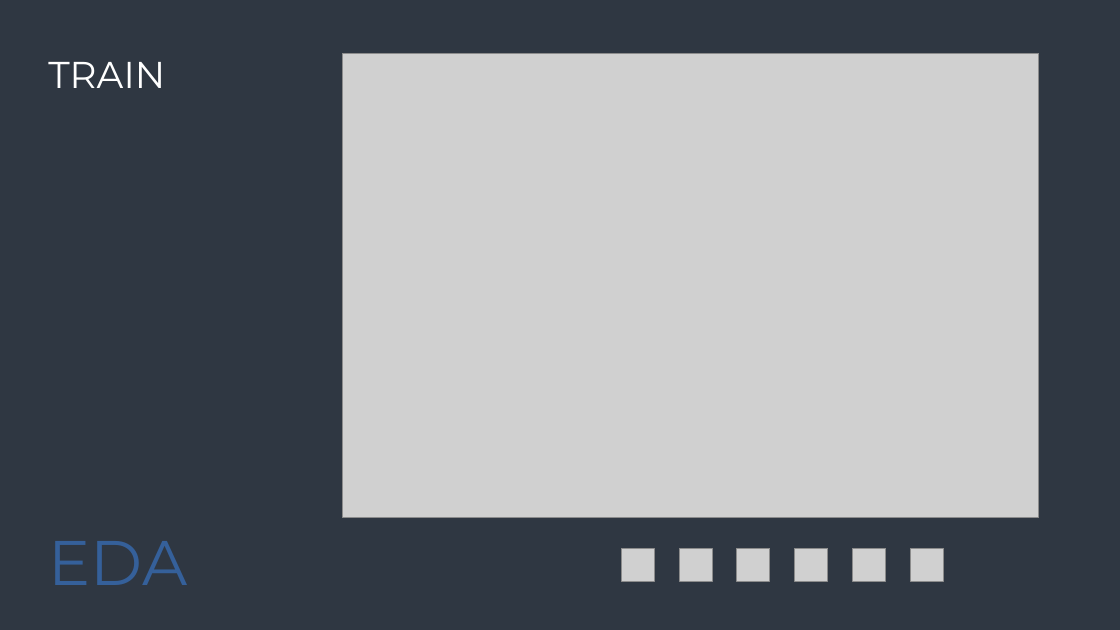
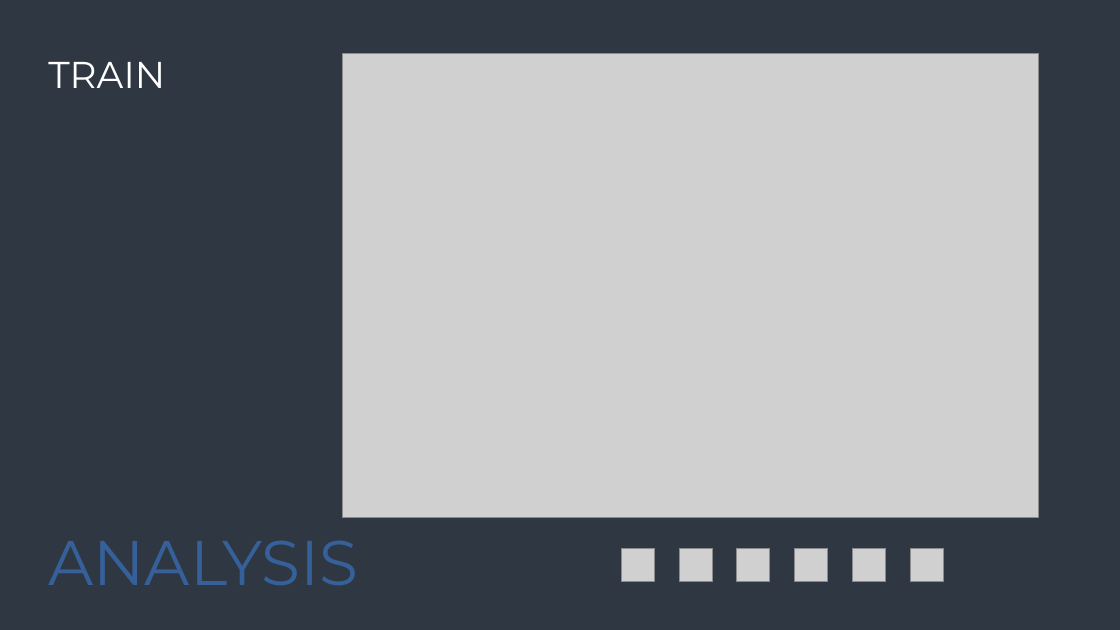
Before and after one commit to bluemelodybox/west-nile-virus-prediction, a slide deck: slide 10 of Grp Presentation.pptx. Drawn at 1120x630 pixels with LibreOffice and Linux fonts; fonts in the diff are those of the drawing; grey boxes stand for pictures. Boxes give left, top, right and bottom in pixels: in the first picture for what was removed or moved away, otherwise in the second. Text is boxed around its words. In the diff, an @@ line names an element or a change of style, - is before the commit and + after.

```diff
--- a/Grp Presentation.pptx
+++ b/Grp Presentation.pptx
@@ title at bbox=[48, 540, 358, 585]: text changed @@
-EDA
+ANALYSIS
```
Also in this commit, not shown: 8 other slides changed, 1 other file.
